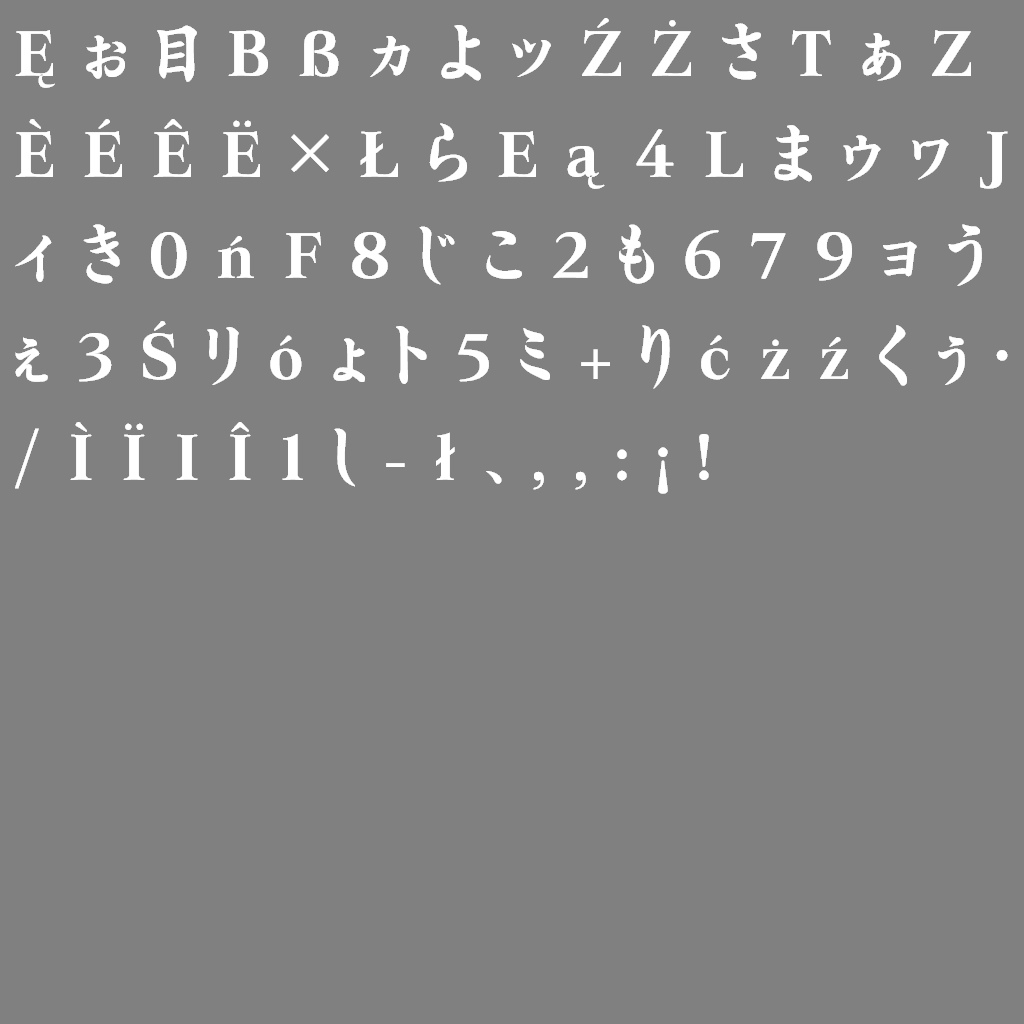
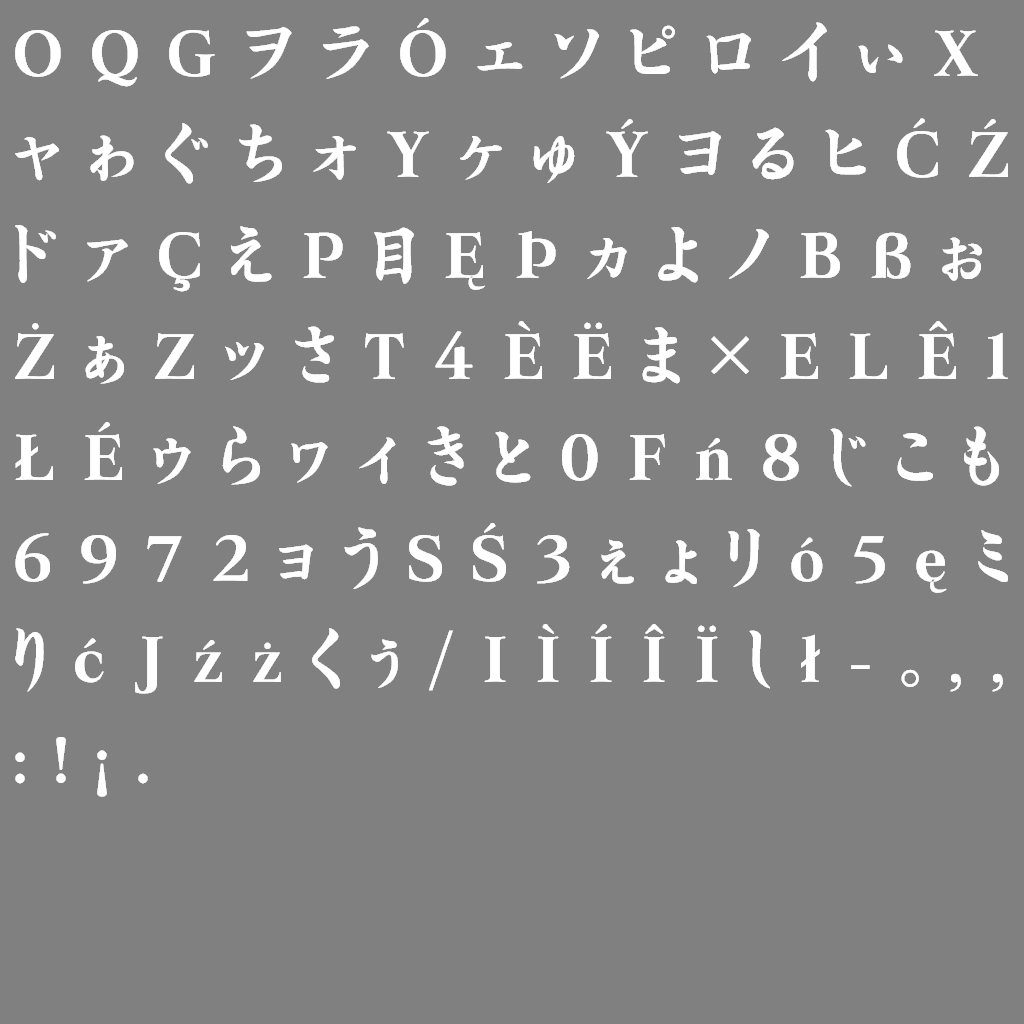
Layers edited between the first and the second w=1024, h=1024 image:
painted on "skill select_2" over [15, 18, 1008, 797]
